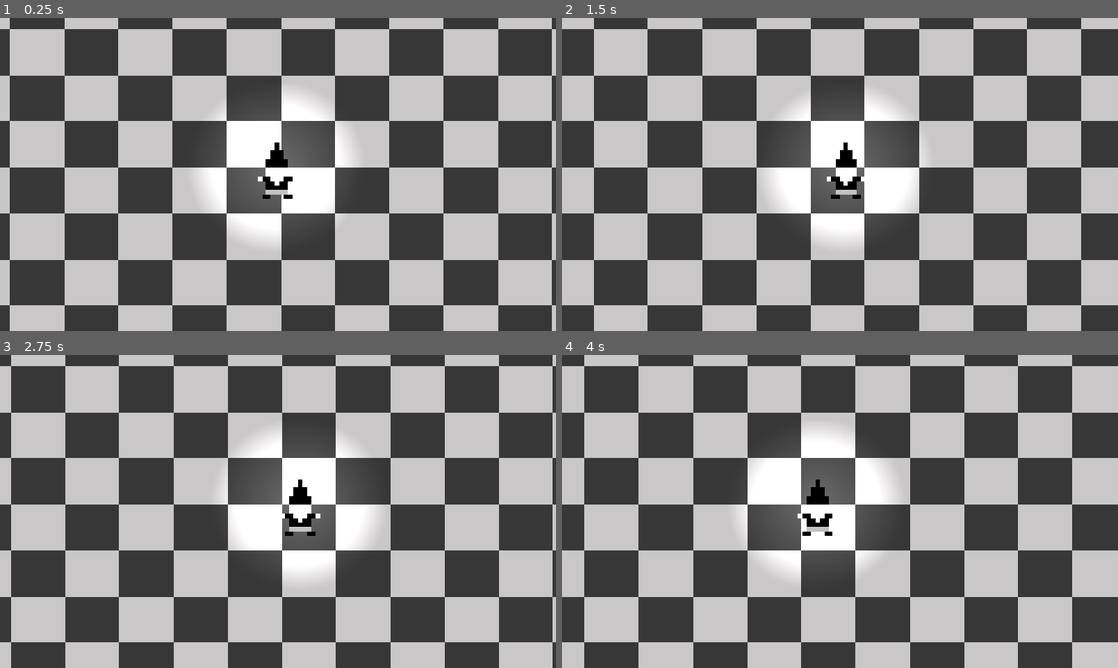
Above: before the commit, frames 1-4 (two rows, left to right).
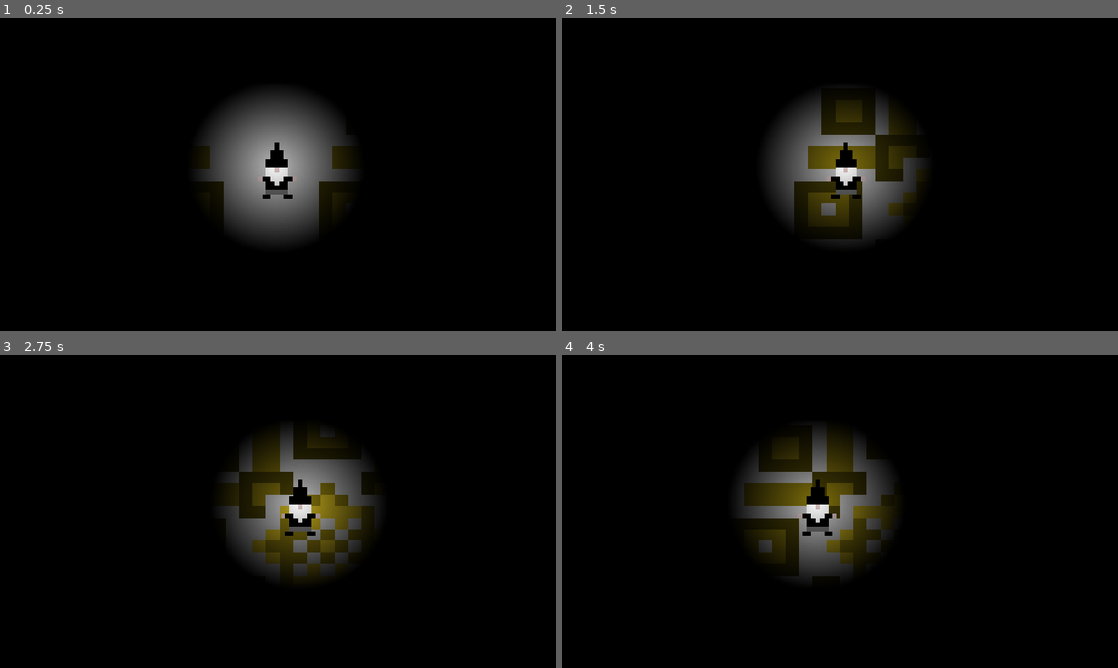
Above: after the commit, the same moments.

Repository: Mian-code/gnomegame
Game: Godot game, scene res://Scenes/game.tscn
Two runs of this game, one before a commit and one after it. Both use one fixed random seed, a clock stepped at 60 frames per second and the inputs below.
Inputs (mouse positions are in pixels of both pictures, inside the frame that each line leads up to):
- Up to frame 1 (0.25 s): no input
- Up to frame 2 (1.5 s): tap Enter at 0.5 s; move the mouse to (962, 158) at 0.52 s; hold Right (ui_right) 0.53-1.25 s; click (962, 158) at 0.67 s; drag from (728, 190) to (812, 237) at 1.27 s
- Up to frame 3 (2.75 s): move the mouse to (333, 442) at 2.02 s; hold Right (ui_right) from 2.03 s (still down)
- Up to frame 4 (4 s): release Right (ui_right) at 2.75 s; drag from (812, 574) to (673, 464) at 2.77 s; move the mouse to (1006, 558) at 3.52 s; hold Left (ui_left) from 3.53 s (still down)

The runs differ from the first frame. In frame 1, 97% of the frame differs, in the area x 0-100%, y 0-100%; in frame 2, 98%; in frame 3, 99%; in frame 4, 99%.

Commit message:
added floor to

Diff:
--- /dev/null
+++ b/MobileControls.tscn
@@ -0,0 +1,13 @@
+[gd_scene load_steps=2 format=3 uid="uid://gs3vc5lhl2t0"]
+
+[ext_resource type="Script" uid="uid://dkxuxnsrww41q" path="res://mobile_controls.gd" id="1_6apxx"]
+
+[node name="MobileControls" type="CanvasLayer"]
+script = ExtResource("1_6apxx")
+
+[node name="MobileUI" type="CanvasLayer" parent="."]
+
+[node name="JoystickBase" type="ColorRect" parent="MobileUI"]
+offset_right = 40.0
+offset_bottom = 40.0
+color = Color(0.24705882, 0.24705882, 0.24705882, 1)
--- a/Scenes/game.tscn
+++ b/Scenes/game.tscn
@@ -3,7 +3,7 @@
 [ext_resource type="Script" uid="uid://tpn14hsk3k8d" path="res://Scenes/game.gd" id="1_3dryh"]
 [ext_resource type="PackedScene" uid="uid://d1b3cog4c8em2" path="res://Scenes/player.tscn" id="2_qxrlw"]
 [ext_resource type="PackedScene" uid="uid://dtfcdv5ee68g8" path="res://Scenes/goal.tscn" id="2_wowpa"]
-[ext_resource type="Texture2D" uid="uid://bh5y4lf3qg6p8" path="res://Sprites/New Piskel (3).png" id="3_i6g32"]
+[ext_resource type="Texture2D" uid="uid://bpna7maflq478" path="res://Sprites/unnamed_scaled_16x_pngcrushed_scaled_3x_pngcrushed (1).png" id="3_ldgsr"]
 [ext_resource type="PackedScene" uid="uid://phmfg5bq341n" path="res://Scenes/guard.tscn" id="3_wrm1d"]
 [ext_resource type="PackedScene" uid="uid://bo38l4mb8dyr2" path="res://Scenes/guard1.tscn" id="4_1l0tm"]
 [ext_resource type="Script" uid="uid://dq2eubfhelr1j" path="res://Scenes/ground.gd" id="4_ldgsr"]
@@ -35,8 +35,9 @@
 offset_right = 4797.1626
 offset_bottom = 5439.1626
 scale = Vector2(0.6520075, 0.5537676)
-texture = ExtResource("3_i6g32")
+texture = ExtResource("3_ldgsr")
 expand_mode = 4
+stretch_mode = 1
 flip_h = true
 script = ExtResource("4_ldgsr")
 
@@ -85,6 +86,7 @@
 position = Vector2(2537, 530)
 
 [node name="CanvasModulate" type="CanvasModulate" parent="."]
+color = Color(0, 0, 0, 1)
 
 [node name="WinUI" type="CanvasLayer" parent="." groups=["win_ui"]]
 visible = false
--- /dev/null
+++ b/cutscene_manager.gd
@@ -0,0 +1,3 @@
+extends Node
+
+var intro_played = false
--- /dev/null
+++ b/mobile_controls.gd
@@ -0,0 +1,27 @@
+extends CanvasLayer
+
+var dragging = false
+var start_pos = Vector2.ZERO
+var joy_vector = Vector2.ZERO
+
+@onready var knob = $JoystickBase/JoystickKnob
+@onready var base = $JoystickBase
+
+func _ready():
+	knob.position = base.position
+
+func _input(event):
+	if event is InputEventScreenTouch:
+		if event.pressed:
+			dragging = true
+			start_pos = event.position
+		else:
+			dragging = false
+			joy_vector = Vector2.ZERO
+			knob.position = base.position
+
+	if event is InputEventScreenDrag and dragging:
+		var offset = event.position - base.position
+		joy_vector = offset.normalized()
+		var distance = min(offset.length(), base.size.x/2)
+		knob.position = base.position + joy_vector * distance
--- a/project.godot
+++ b/project.godot
@@ -15,6 +15,10 @@
 config/features=PackedStringArray("4.5", "Forward Plus")
 config/icon="res://icon.svg"
 
+[autoload]
+
+cutscene_manager="*res://cutscene_manager.gd"
+
 [display]
 
 window/size/viewport_width=1280
Binary file added: Sprites/unnamed (1).png
Not shown, changed: Sprites/unnamed (1).png.import
Binary file removed: Sprites/unnamed.png
Binary file added: Sprites/unnamed_scaled_16x_pngcrushed_scaled_3x_pngcrushed (1).png
Not shown, changed: Sprites/unnamed_scaled_16x_pngcrushed_scaled_3x_pngcrushed (1).png.import
Not shown, added: cutscene_manager.gd.uid
Not shown, added: mobile_controls.gd.uid
Not shown, changed: index.html
Not shown, changed: index.pck
